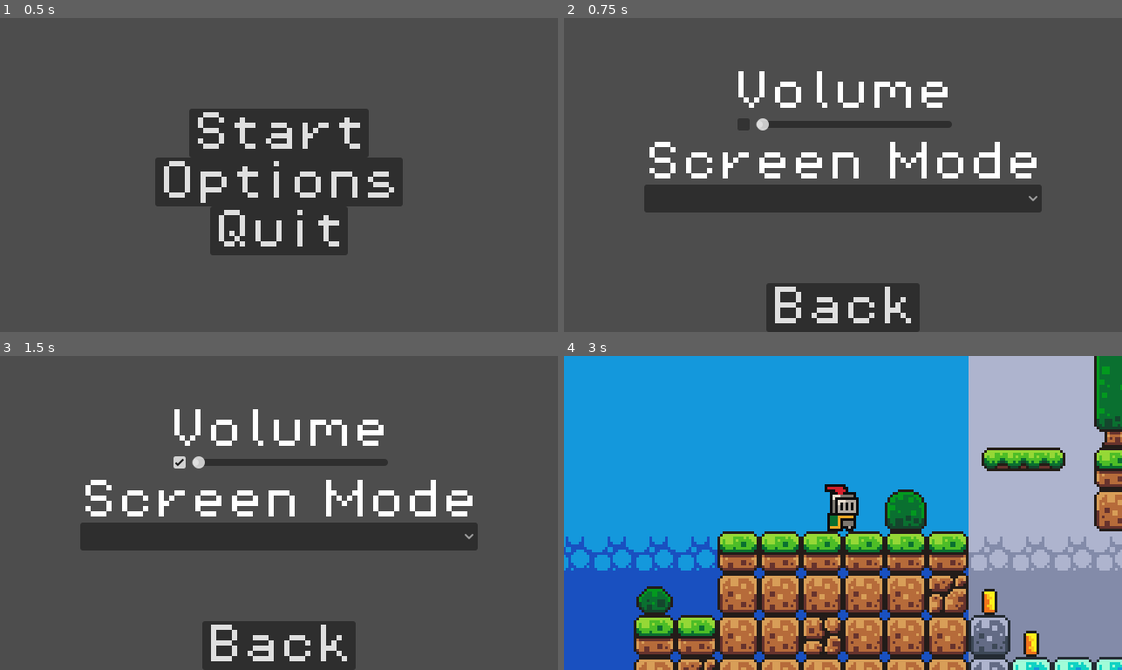
Above: before the commit, frames 1-4 (two rows, left to right).
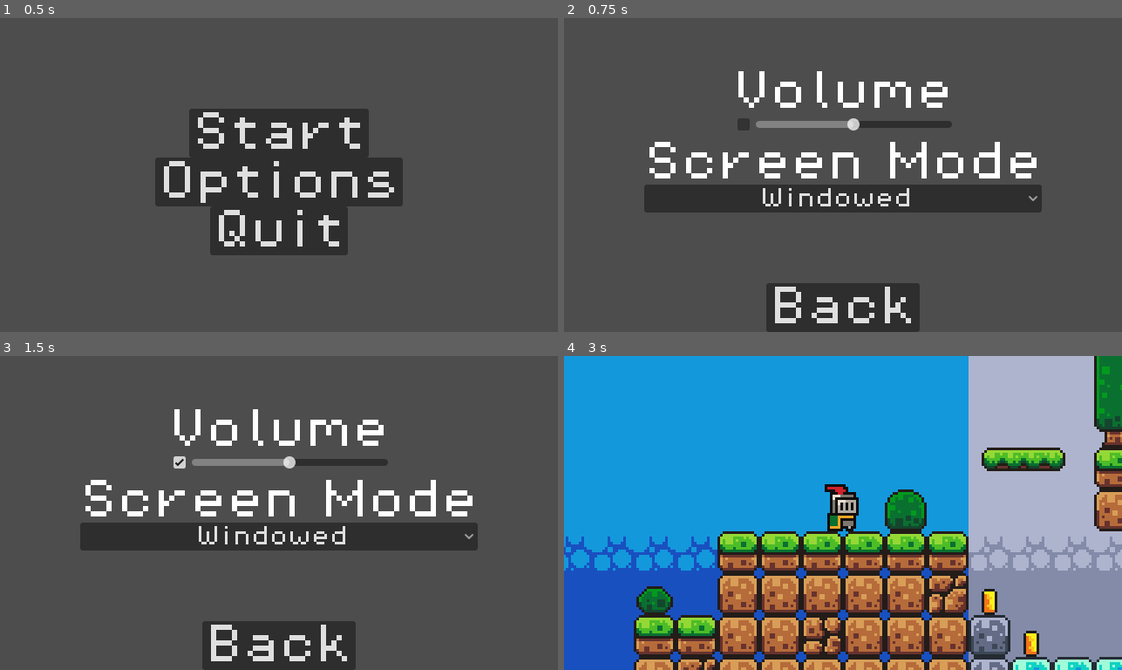
Above: after the commit, the same moments.

Repository: PowerHawk815/godot-test
Game: Godot game, scene res://scenes/main_menu.tscn
Two runs of this game, one before a commit and one after it. Both use one fixed random seed, a clock stepped at 60 frames per second and the inputs below.
Inputs (mouse positions are in pixels of both pictures, inside the frame that each line leads up to):
- Up to frame 1 (0.5 s): no input
- Up to frame 2 (0.75 s): click "Options" at 0.5 s
- Up to frame 3 (1.5 s): click (178, 462) at 1.25 s
- Up to frame 4 (3 s): click "Back" at 2 s; click "Start" at 2.75 s

Frame 1 is identical in both runs. In frame 2, 0.9% of the frame differs, in the area x 34-62%, y 31-60%; in frame 3, 0.9%; in frame 4, nothing differs.

Commit message:
Added Functionality to Volume Slider and Mute Button, as well as Keeping them Synced Across Scene Transitions.

Diff:
--- a/first_game/project.godot
+++ b/first_game/project.godot
@@ -22,6 +22,8 @@
 [autoload]
 
 Music="*uid://d2p5iwthtitxx"
+MenuMusic="*uid://cxppq00nabo2l"
+AutoloadScript="*uid://uidbg4kq0wl0"
 
 [display]
 
--- /dev/null
+++ b/first_game/scenes/menu_music.tscn
@@ -0,0 +1,9 @@
+[gd_scene format=3 uid="uid://cxppq00nabo2l"]
+
+[ext_resource type="AudioStream" uid="uid://ckvtaaue0twnc" path="res://assets/music/time_for_adventure.mp3" id="1_ydaxe"]
+
+[node name="MenuMusic" type="AudioStreamPlayer2D" unique_id=957611180]
+stream = ExtResource("1_ydaxe")
+pitch_scale = 2.0
+panning_strength = 0.0
+bus = &"Music"
--- a/first_game/scenes/player.tscn
+++ b/first_game/scenes/player.tscn
@@ -248,5 +248,3 @@
 [node name="CollisionShape2D" type="CollisionShape2D" parent="." unique_id=737163817]
 position = Vector2(0, 2)
 shape = SubResource("CircleShape2D_g4v7s")
-
-[connection signal="tree_exited" from="CollisionShape2D" to="." method="_on_collision_shape_2d_tree_exited"]
--- a/first_game/scenes/settings_menu.tscn
+++ b/first_game/scenes/settings_menu.tscn
@@ -37,24 +37,42 @@
 horizontal_alignment = 1
 vertical_alignment = 1
 
-[node name="ButtonManger" type="Control" parent="." unique_id=1873167086]
+[node name="ButtonManager" type="Control" parent="." unique_id=1873167086]
 anchors_preset = 0
 
-[node name="Volume" type="HSlider" parent="ButtonManger" unique_id=1093171188]
+[node name="Volume" type="HSlider" parent="ButtonManager" unique_id=1093171188]
 layout_mode = 0
 offset_left = 220.0
 offset_top = 114.0
 offset_right = 445.0
 offset_bottom = 130.0
+max_value = 2.0
+step = 0.1
+value = 1.0
 
-[node name="Mute" type="CheckBox" parent="ButtonManger" unique_id=2109920232]
+[node name="Mute" type="CheckBox" parent="ButtonManager" unique_id=2109920232]
 layout_mode = 0
 offset_left = 194.0
 offset_top = 110.0
 offset_right = 218.0
 offset_bottom = 134.0
 
-[node name="Back" type="Button" parent="ButtonManger" unique_id=1712550555]
+[node name="ScreenMode" type="OptionButton" parent="ButtonManager" unique_id=694961790]
+layout_mode = 0
+offset_left = 92.0
+offset_top = 191.0
+offset_right = 548.0
+offset_bottom = 223.0
+theme_override_fonts/font = ExtResource("2_wswnh")
+theme_override_font_sizes/font_size = 24
+alignment = 1
+item_count = 2
+popup/item_0/text = "Windowed"
+popup/item_0/id = 0
+popup/item_1/text = "Fullscreen"
+popup/item_1/id = 1
+
+[node name="Back" type="Button" parent="ButtonManager" unique_id=1712550555]
 layout_mode = 0
 offset_left = 232.0
 offset_top = 304.0
@@ -64,20 +82,7 @@
 theme_override_font_sizes/font_size = 48
 text = "Back"
 
-[node name="OptionButton" type="OptionButton" parent="ButtonManger" unique_id=694961790]
-layout_mode = 0
-offset_left = 92.0
-offset_top = 191.0
-offset_right = 548.0
-offset_bottom = 211.0
-theme_override_fonts/font = ExtResource("2_wswnh")
-theme_override_font_sizes/font_size = 24
-alignment = 1
-item_count = 2
-popup/item_0/text = "Windowed"
-popup/item_0/id = 0
-popup/item_1/text = "Fullscreen"
-popup/item_1/id = 1
-
-[connection signal="pressed" from="ButtonManger/Back" to="." method="_on_back_pressed"]
-[connection signal="item_selected" from="ButtonManger/OptionButton" to="." method="_on_option_button_item_selected"]
+[connection signal="value_changed" from="ButtonManager/Volume" to="." method="_on_volume_value_changed"]
+[connection signal="toggled" from="ButtonManager/Mute" to="." method="_on_mute_toggled"]
+[connection signal="item_selected" from="ButtonManager/ScreenMode" to="." method="_on_screen_mode_item_selected"]
+[connection signal="pressed" from="ButtonManager/Back" to="." method="_on_back_pressed"]
--- /dev/null
+++ b/first_game/scripts/autoload_script.gd
@@ -0,0 +1,4 @@
+extends Node
+
+
+var visited_main_menu_scene: bool = true
--- a/first_game/scripts/killzone.gd
+++ b/first_game/scripts/killzone.gd
@@ -4,7 +4,6 @@
 
 func _on_body_entered(body: Node2D) -> void:
 	print("You died!")
-	body.get_node("CollisionShape2D").queue_free()
 	body.die()
 	Engine.time_scale = 0.5
 	timer.start()
--- a/first_game/scripts/main_menu.gd
+++ b/first_game/scripts/main_menu.gd
@@ -1,14 +1,24 @@
 extends Control
+
+func _ready():
+	# Start the Menu Music on the First Load.
+	if AutoloadScript.visited_main_menu_scene:
+		MenuMusic.play()
+		AutoloadScript.visited_main_menu_scene = false
 
 
 func _on_start_pressed() -> void:
+	# Change Scene to Main Game.
 	get_tree().change_scene_to_file("res://scenes/game.tscn")
+	MenuMusic.stop()
 	Music.play()
 
 
 func _on_options_pressed() -> void:
+	# Cange Scene to Options Scene.
 	get_tree().change_scene_to_file("res://scenes/settings_menu.tscn")
 
 
 func _on_quit_pressed() -> void:
+	# Quit the Game.
 	get_tree().quit()
--- a/first_game/scripts/player.gd
+++ b/first_game/scripts/player.gd
@@ -1,9 +1,9 @@
 extends CharacterBody2D
-
 
 const SPEED = 130.0
 const JUMP_VELOCITY = -300.0
 @onready var animated_sprite_2d: AnimatedSprite2D = $AnimatedSprite2D
+@onready var collision_shape_2d: CollisionShape2D = $CollisionShape2D
 enum State {MOVE, DEAD}
 var current_state: State = State.MOVE
 
@@ -53,7 +53,11 @@
 		velocity.x = 0
 
 func state_dead(delta: float) -> void:
-	# Apply Gravity (No Need for a Check Since Collision is Turned off)
+	# Turn off Collision so the Player Falls off the Map on Death.
+	if collision_shape_2d:
+		collision_shape_2d.queue_free()
+
+	# Apply Gravity.
 	velocity += get_gravity() * delta
 
 	# Handle the Animation.
--- a/first_game/scripts/settings_menu.gd
+++ b/first_game/scripts/settings_menu.gd
@@ -1,13 +1,34 @@
 extends Control
 
+@onready var mute: CheckBox = $ButtonManager/Mute
+@onready var screen_mode: OptionButton = $ButtonManager/ScreenMode
+@onready var volume: HSlider = $ButtonManager/Volume
 
-func _on_back_pressed() -> void:
-	get_tree().change_scene_to_file("res://scenes/main_menu.tscn")
+func _ready() -> void:
+	# Visually Sync Buttons Across Scene Transitions.
+	mute.button_pressed = AudioServer.is_bus_mute(0)
+	if DisplayServer.window_get_mode() == DisplayServer.WINDOW_MODE_WINDOWED:
+		screen_mode.selected = 0
+	else:
+		screen_mode.selected = 1
+	volume.set_value_no_signal(db_to_linear(AudioServer.get_bus_volume_db(0)))
 
 
-func _on_option_button_item_selected(index: int) -> void:
+func _on_volume_value_changed(value: float) -> void:
+	AudioServer.set_bus_volume_db(0, linear_to_db(value))
+
+
+func _on_mute_toggled(toggled_on: bool) -> void:
+	AudioServer.set_bus_mute(0, toggled_on)
+
+
+func _on_screen_mode_item_selected(index: int) -> void:
 	match index:
 		0:
 			DisplayServer.window_set_mode(DisplayServer.WINDOW_MODE_WINDOWED)
 		1:
 			DisplayServer.window_set_mode(DisplayServer.WINDOW_MODE_FULLSCREEN)
+
+
+func _on_back_pressed() -> void:
+	get_tree().change_scene_to_file("res://scenes/main_menu.tscn")
Not shown, added: first_game/scripts/autoload_script.gd.uid
Not shown, added: first_game/scenes/settings_menu.tscn5491153373.tmp
